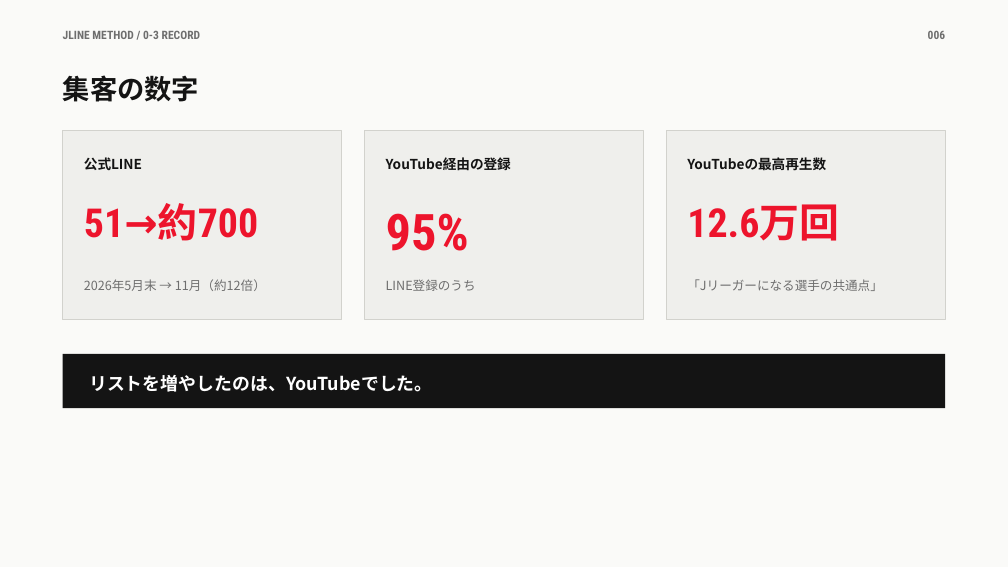
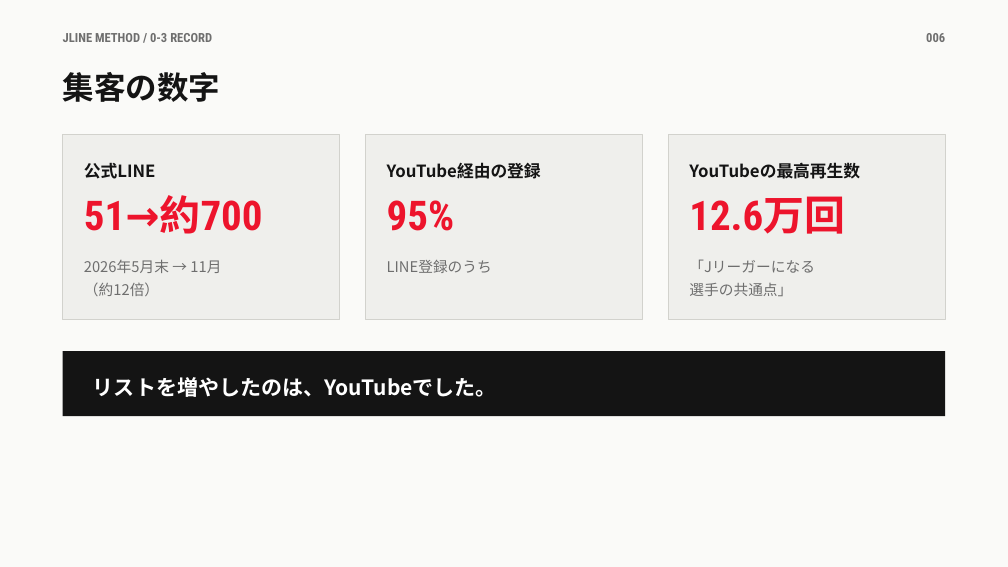
Before and after one commit to takafumisuzuki1117-sys/takafumi_suzuki, a slide deck: slide 6 of JLINEメソッド/教材/0章/0-3_鈴木の1年を数字で.pptx. Drawn at 1008x567 pixels with LibreOffice and Linux fonts; fonts in the diff are those of the drawing. Boxes give left, top, right and bottom in pixels: in the first picture for what was removed or moved away, otherwise in the second. Text is boxed around its words. In the diff, an @@ line names an element or a change of style, - is before the commit and + after.

```diff
--- a/JLINEメソッド/教材/0章/0-3_鈴木の1年を数字で.pptx
+++ b/JLINEメソッド/教材/0章/0-3_鈴木の1年を数字で.pptx
@@ text "JLINE METHOD / 0-3 RECORD" at [63,33,212,42]: size 11 to 12 pt @@
@@ text "006" at [926,33,945,42]: size 11 to 12 pt @@
@@ text "集客の数字" at [63,72,220,102]: size 26 to 30 pt; line spacing 1.25 to 1.2 @@
@@ rectangle: place and size @@
-rectangle at [63,131,342,320]
+rectangle at [63,135,340,319]
@@ rectangle: place and size @@
-rectangle at [364,131,644,320]
+rectangle at [365,135,642,319]
@@ rectangle: place and size @@
-rectangle at [666,131,945,320]
+rectangle at [668,135,945,319]
@@ size 13 to 16 pt in 3 elements at [387,162,541,179], [84,162,156,179], [689,162,860,179] @@
@@ text "51→約700" at [84,195,263,234]: size 38 to 39 pt; line spacing 1.25 to 1 @@
@@ text "95%" at [387,200,454,231]: size 48 to 39 pt; line spacing 1.25 to 1 @@
@@ text "12.6万回" at [689,196,845,234]: size 38 to 39 pt; line spacing 1.25 to 1 @@
@@ text at [84,259,221,296]: text changed; size 12 to 14 pt @@
-2026年5月末 → 11月（約12倍）
+2026年5月末 → 11月
+（約12倍）
@@ text "LINE登録のうち": place and size @@
-text "LINE登録のうち" at [386,279,476,291]
+text "LINE登録のうち" at [387,260,492,273]
@@ text "LINE登録のうち" at [387,260,492,273]: size 12 to 14 pt; line spacing 1.25 to 1.3 @@
@@ text at [689,259,815,296]: text changed; size 12 to 14 pt @@
-「Jリーガーになる選手の共通点」
+「Jリーガーになる
+選手の共通点」
@@ rectangle: place and size @@
-rectangle at [63,354,945,408]
+rectangle at [63,351,945,416]
@@ text "リストを増やしたのは、YouTubeでした。" at [93,377,497,397]: size 17 to 20 pt @@
```
Also in this commit, not shown: 9 other slides changed, 9 other files.
